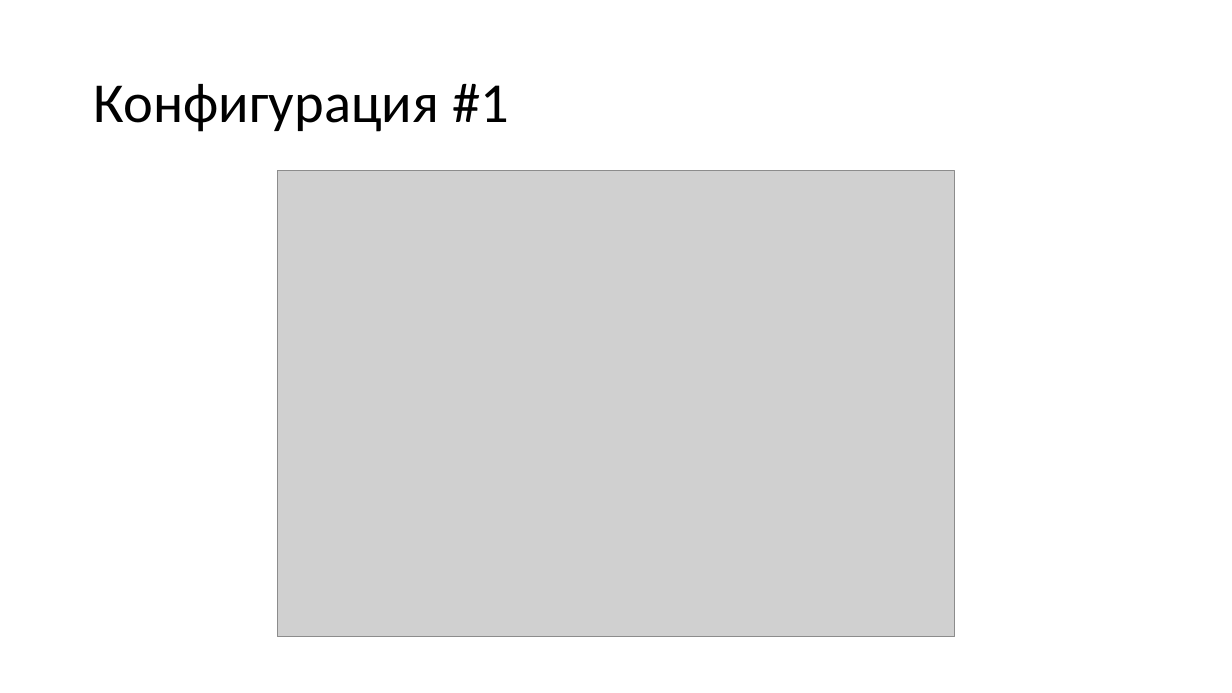
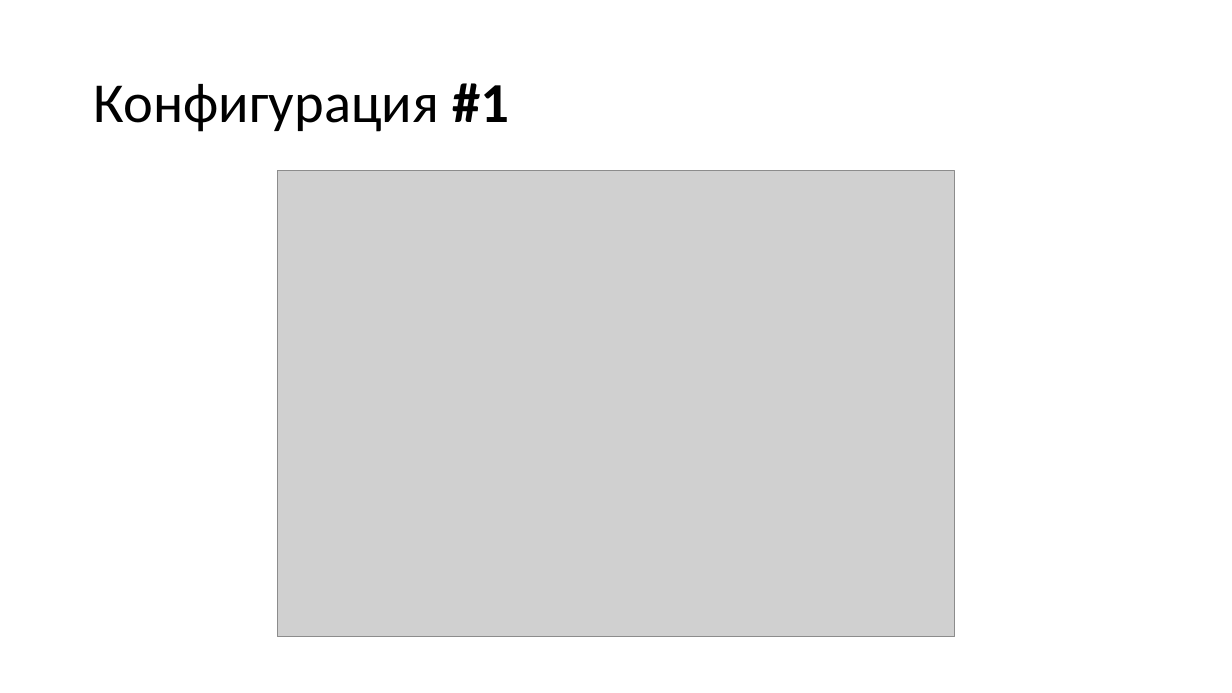
Before and after one commit to mi1nor/present, a slide deck: slide 6 of алгоритм.pptx. Drawn at 1232x693 pixels with LibreOffice and Linux fonts; fonts in the diff are those of the drawing; grey boxes stand for pictures. Boxes give left, top, right and bottom in pixels: in the first picture for what was removed or moved away, otherwise in the second. Text is boxed around its words. In the diff, an @@ line names an element or a change of style, - is before the commit and + after.

```diff
--- a/алгоритм.pptx
+++ b/алгоритм.pptx
@@ title "Конфигурация #1" at <box>94,83,509,132</box>: bold on in "#1" @@
```
Also in this commit, not shown: 7 other slides changed.
